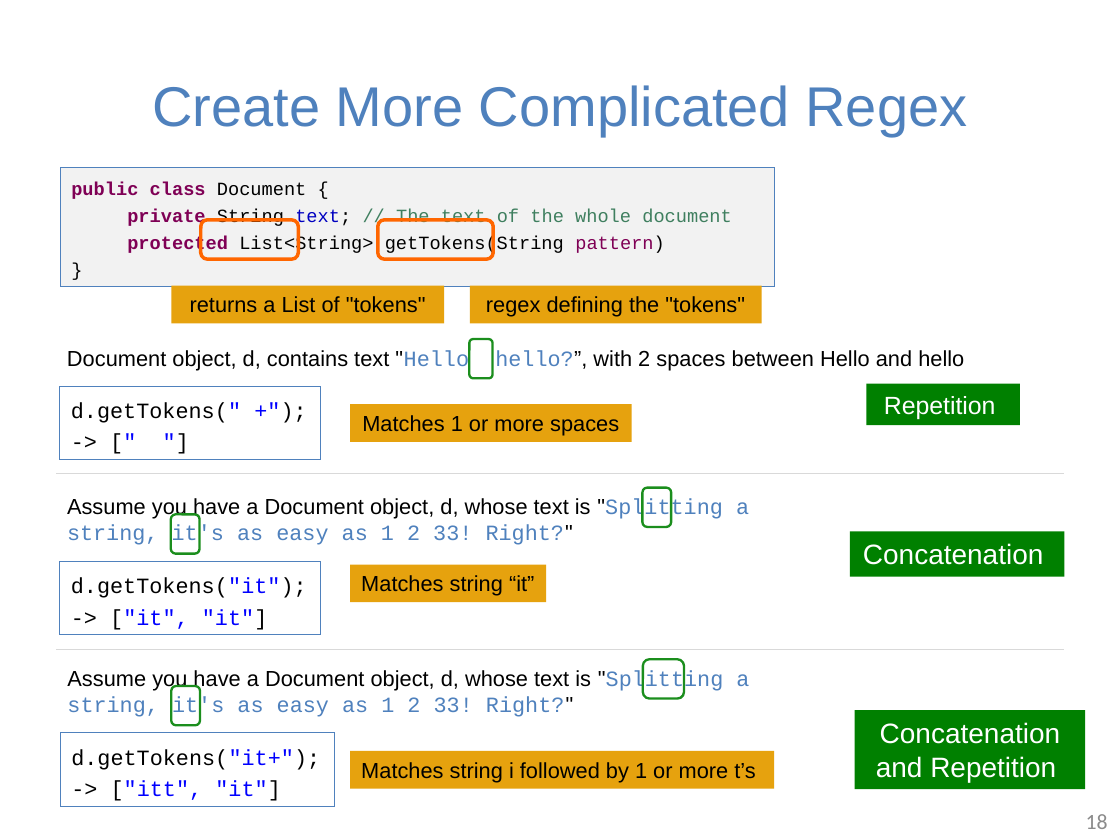
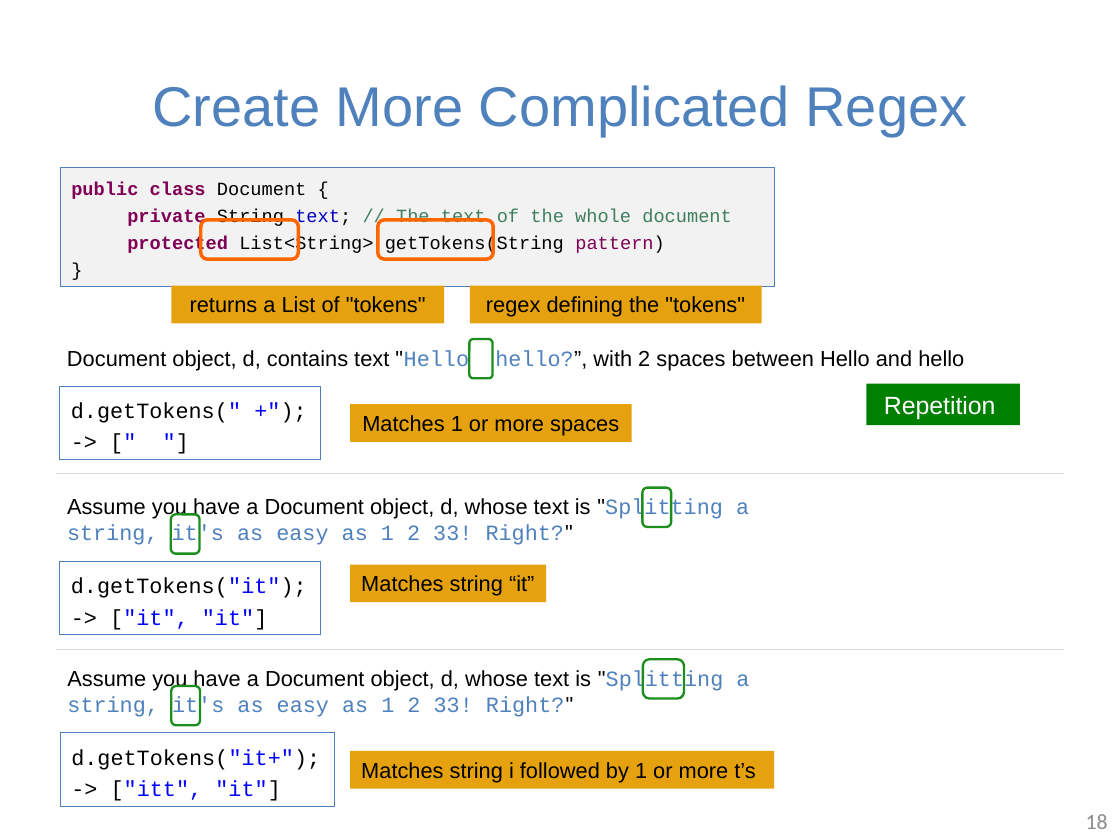
Before and after one commit to guhofstra/CSC111Fa25, a slide deck: slide 18 of PPTs/Lecture 4-string in java.pptx. Drawn at 1120x840 pixels with LibreOffice and Linux fonts; fonts in the diff are those of the drawing. Boxes give left, top, right and bottom in pixels: in the first picture for what was removed or moved away, otherwise in the second. Text is boxed around its words. In the diff, an @@ line names an element or a change of style, - is before the commit and + after.

```diff
--- a/PPTs/Lecture 4-string in java.pptx
+++ b/PPTs/Lecture 4-string in java.pptx
@@ rectangle removed at box(850, 532, 1065, 577) @@
-Concatenation
@@ rectangle removed at box(855, 710, 1085, 790) @@
-Concatenation and Repetition
```
Also in this commit, not shown: 19 other slides changed, 2 other files.
